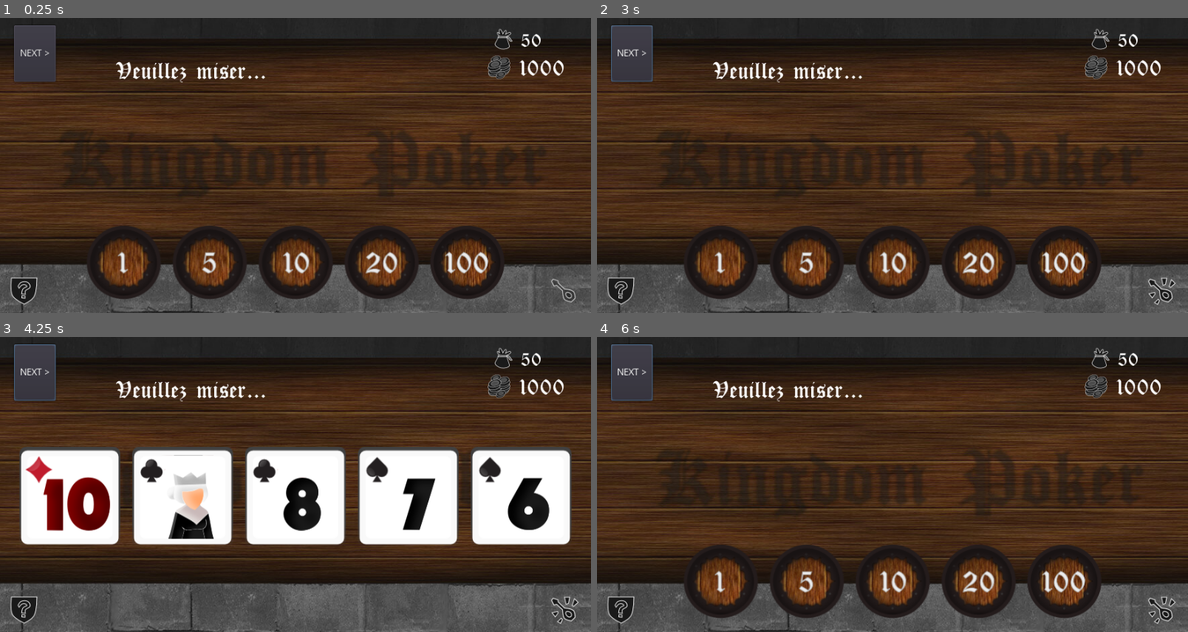
Above: before the commit, frames 1-4 (two rows, left to right).
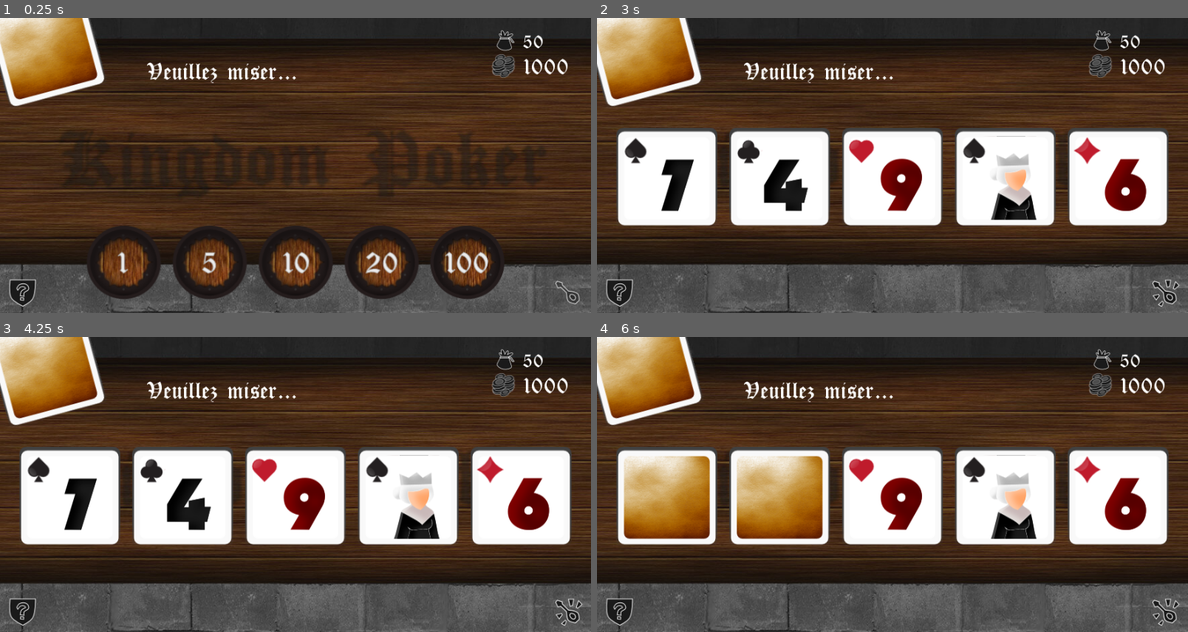
Above: after the commit, the same moments.

Repository: ubermanu/kingdom-poker
Game: Godot game, scene res://Game.tscn
The game is run twice, just before and just after one commit, with the same random seed, the same clock (stepped at 60 frames per second) and the same inputs.
Inputs (mouse positions are in pixels of both pictures, inside the frame that each line leads up to):
- Up to frame 1 (0.25 s): no input
- Up to frame 2 (3 s): click (632, 53) at 0.5 s, where only the run before the commit has a clickable "NEXT >"; click (632, 53) at 1.25 s, where only the run before the commit has a clickable "NEXT >"; click (632, 53) at 2 s, where only the run before the commit has a clickable "NEXT >"; tap Enter at 2.75 s; drag from (1164, 289) to (620, 289) at 2.77 s
- Up to frame 3 (4.25 s): tap Space at 3.5 s; drag from (124, 581) to (567, 608) at 3.52 s
- Up to frame 4 (6 s): tap Enter at 4.25, 5.75 s; move the mouse to (667, 496) at 4.27 s; click (667, 496) at 4.42 s; tap Space at 5 s; drag from (803, 581) to (620, 608) at 5.02 s; drag from (780, 496) to (922, 484) at 5.77 s

The runs differ from the first frame. In frame 1, 6.3% of the frame differs, in the area x 0-99%, y 0-98%; in frame 2, 44%; in frame 3, 13%; in frame 4, 44%.

Commit message:
Replace next button with a covered card

Diff:
--- a/Game.gd
+++ b/Game.gd
@@ -65,5 +65,7 @@
 	randomize()
 	cards.shuffle()
 
-func _on_NextButton_pressed():
-	emit_signal("step_finished")
+func _on_NextButton_input_event(_viewport, event, _shape_idx):
+	if event is InputEventMouseButton:
+		if event.button_index == BUTTON_LEFT and event.pressed:
+			emit_signal("step_finished")
--- a/Game.tscn
+++ b/Game.tscn
@@ -8,6 +8,7 @@
 [ext_resource path="res://Game.gd" type="Script" id=6]
 [ext_resource path="res://HelpButton.tscn" type="PackedScene" id=7]
 [ext_resource path="res://Pot.tscn" type="PackedScene" id=8]
+[ext_resource path="res://NextButton.tscn" type="PackedScene" id=9]
 
 [sub_resource type="DynamicFontData" id=1]
 font_path = "res://fonts/cloisterblack.ttf"
@@ -22,26 +23,26 @@
 [node name="Table" parent="." instance=ExtResource( 5 )]
 
 [node name="MusicButton" parent="." instance=ExtResource( 4 )]
-position = Vector2( 842, 405 )
+position = Vector2( 848, 408 )
 active = false
 
 [node name="HelpButton" parent="." instance=ExtResource( 7 )]
-position = Vector2( 36, 405 )
+position = Vector2( 34, 408 )
 
 [node name="Board" parent="." instance=ExtResource( 1 )]
 position = Vector2( 440, 238.724 )
 
 [node name="Bank" parent="." instance=ExtResource( 3 )]
-position = Vector2( 750, 30.0595 )
+position = Vector2( 753, 32 )
 
 [node name="Pot" parent="." instance=ExtResource( 8 )]
-position = Vector2( 743, 74.0595 )
+position = Vector2( 749.5, 72 )
 
 [node name="Message" type="RichTextLabel" parent="."]
-margin_left = 173.0
-margin_top = 56.0
-margin_right = 689.0
-margin_bottom = 107.0
+margin_left = 218.557
+margin_top = 57.0595
+margin_right = 734.557
+margin_bottom = 108.059
 custom_fonts/normal_font = SubResource( 2 )
 text = "Veuillez miser..."
 scroll_active = false
@@ -52,14 +53,7 @@
 [node name="TokenList" parent="." instance=ExtResource( 2 )]
 position = Vector2( 0, -11.6541 )
 
-[node name="NextButton" type="Button" parent="."]
-margin_left = 21.4486
-margin_top = 11.3236
-margin_right = 83.4486
-margin_bottom = 95.3236
-text = "NEXT >"
-__meta__ = {
-"_edit_use_anchors_": false
-}
+[node name="NextButton" parent="." instance=ExtResource( 9 )]
+position = Vector2( 68.8651, 46.6164 )
 [connection signal="score_updated" from="." to="Bank" method="_on_Game_score_updated"]
-[connection signal="pressed" from="NextButton" to="." method="_on_NextButton_pressed"]
+[connection signal="input_event" from="NextButton" to="." method="_on_NextButton_input_event"]
--- /dev/null
+++ b/NextButton.tscn
@@ -0,0 +1,17 @@
+[gd_scene load_steps=3 format=2]
+
+[ext_resource path="res://Card.tscn" type="PackedScene" id=1]
+
+[sub_resource type="RectangleShape2D" id=1]
+extents = Vector2( 80.7114, 75.2233 )
+
+[node name="NextButton" type="Area2D"]
+
+[node name="Card" parent="." instance=ExtResource( 1 )]
+rotation = -0.261799
+flipped = true
+selectable = false
+
+[node name="CollisionShape2D" type="CollisionShape2D" parent="."]
+rotation = -0.261799
+shape = SubResource( 1 )
Not shown: 1 places in Game.tscn that only renumber resources
